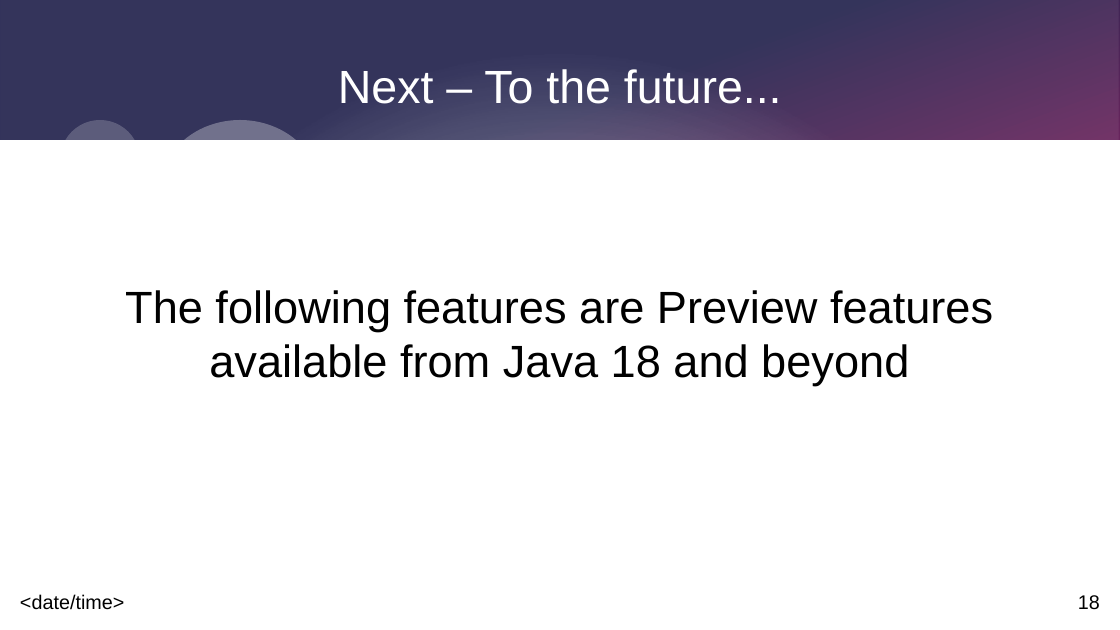
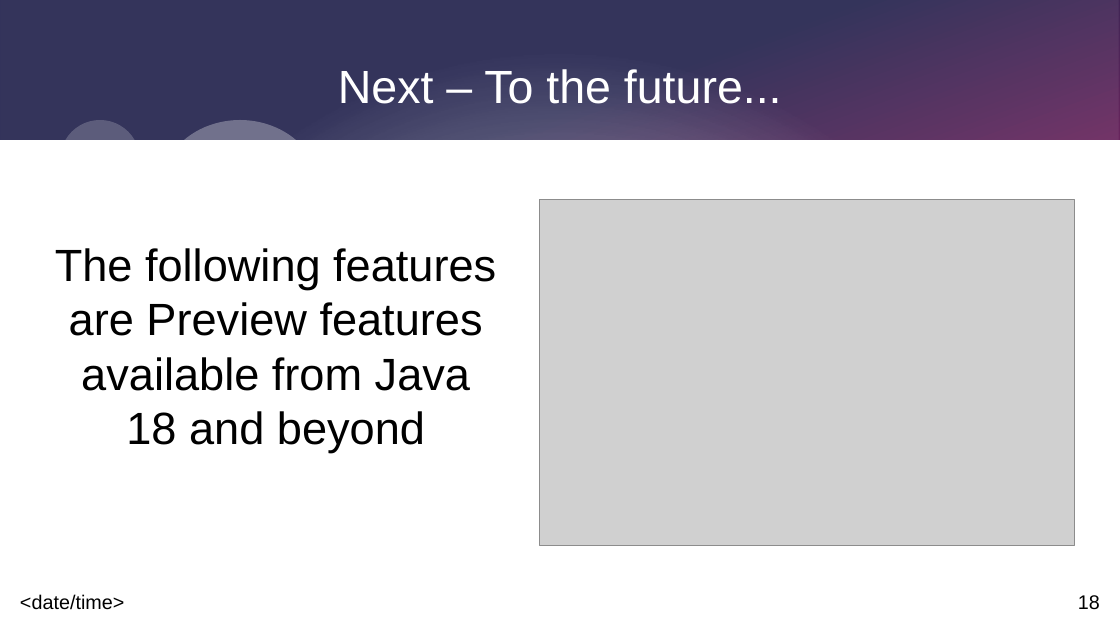
Before and after one commit to johnnyegel/Talk_JavaLatestAndGreatest, a slide deck: slide 18 of Presentation/JavaLatestAndGreatest.odp. Drawn at 1120x630 pixels with LibreOffice and Linux fonts; fonts in the diff are those of the drawing; grey boxes stand for pictures. Boxes give left, top, right and bottom in pixels: in the first picture for what was removed or moved away, otherwise in the second. Text is boxed around its words. In the diff, an @@ line names an element or a change of style, - is before the commit and + after.

Commit message:
Added another image to presentation

```diff
--- a/Presentation/JavaLatestAndGreatest.odp
+++ b/Presentation/JavaLatestAndGreatest.odp
@@ subtitle "The following features are Preview ..." rewrapped from (125, 290, 993, 386) to (55, 248, 496, 452) @@
@@ picture added at (540, 199, 1074, 546) @@
```
